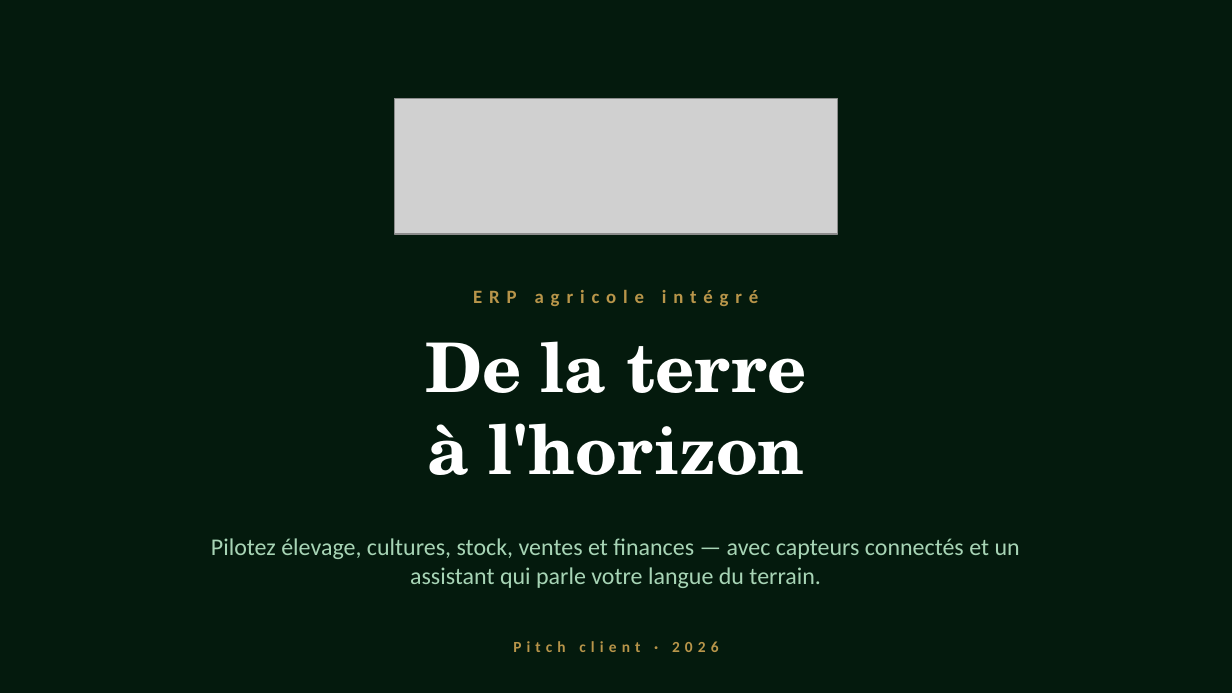
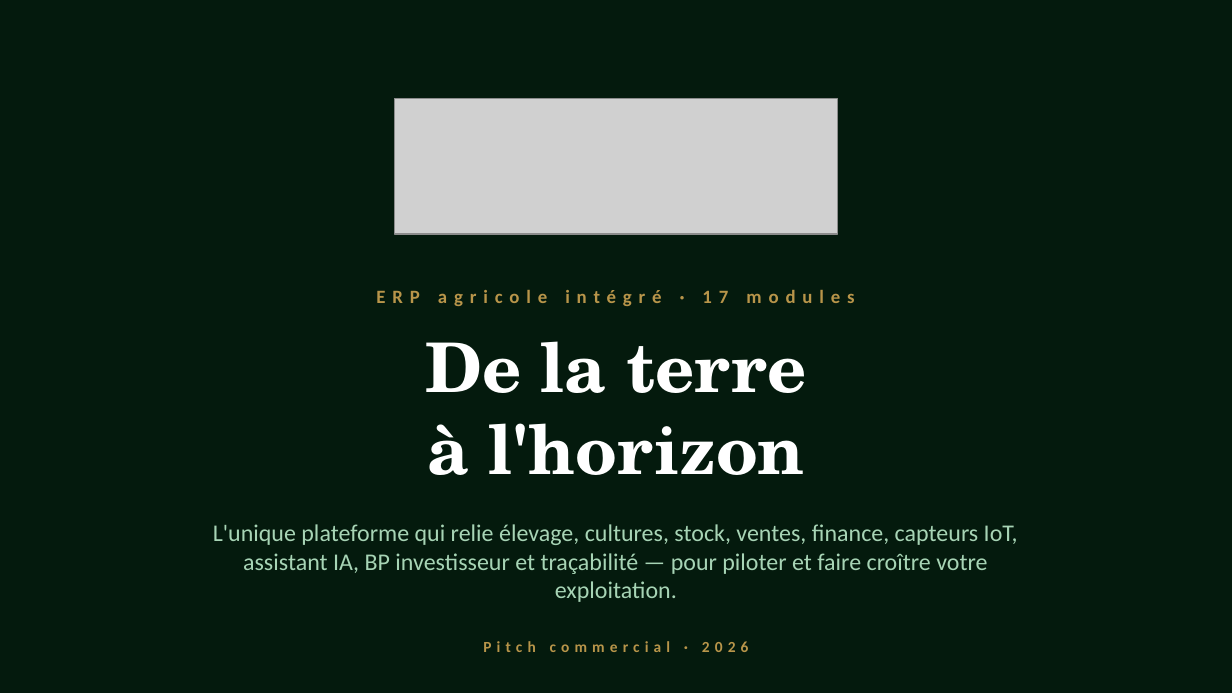
Before and after one commit to PENDATHIAW/horizon-farm, a slide deck: slide 1 of docs/pitch/PITCH_HORIZON_FARM.pptx. Drawn at 1232x693 pixels with LibreOffice and Linux fonts; fonts in the diff are those of the drawing; grey boxes stand for pictures. Boxes give left, top, right and bottom in pixels: in the first picture for what was removed or moved away, otherwise in the second. Text is boxed around its words. In the diff, an @@ line names an element or a change of style, - is before the commit and + after.

```diff
--- a/docs/pitch/PITCH_HORIZON_FARM.pptx
+++ b/docs/pitch/PITCH_HORIZON_FARM.pptx
@@ text at (x1=376, y1=290, x2=854, y2=306): text changed @@
-ERP agricole intégré
+ERP agricole intégré · 17 modules
@@ text at (x1=213, y1=524, x2=1018, y2=602): text changed @@
-Pilotez élevage, cultures, stock, ventes et finances — avec capteurs connectés et un assistant qui parle votre langue du terrain.
+L'unique plateforme qui relie élevage, cultures, stock, ventes, finance, capteurs IoT, assistant IA, BP investisseur et traçabilité — pour piloter et faire croître votre exploitation.
@@ text at (x1=483, y1=641, x2=749, y2=652): text changed @@
-Pitch client · 2026
+Pitch commercial · 2026
```
Also in this commit, not shown: 13 other slides changed, 8 slides added, 14 other files.
